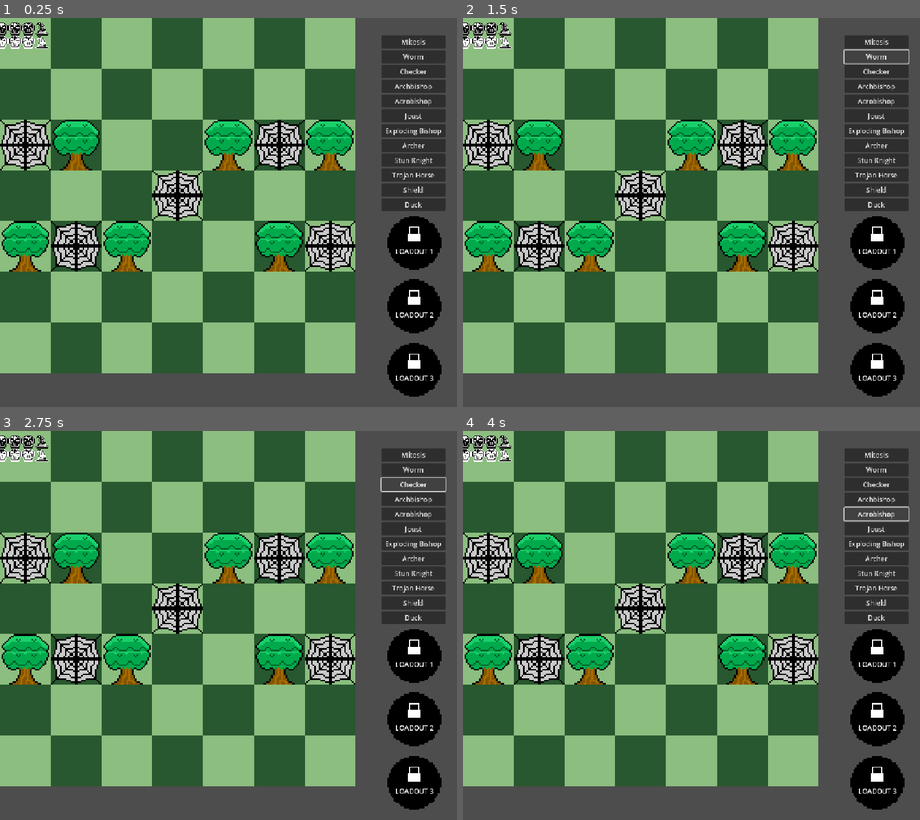
Above: before the commit, frames 1-4 (two rows, left to right).
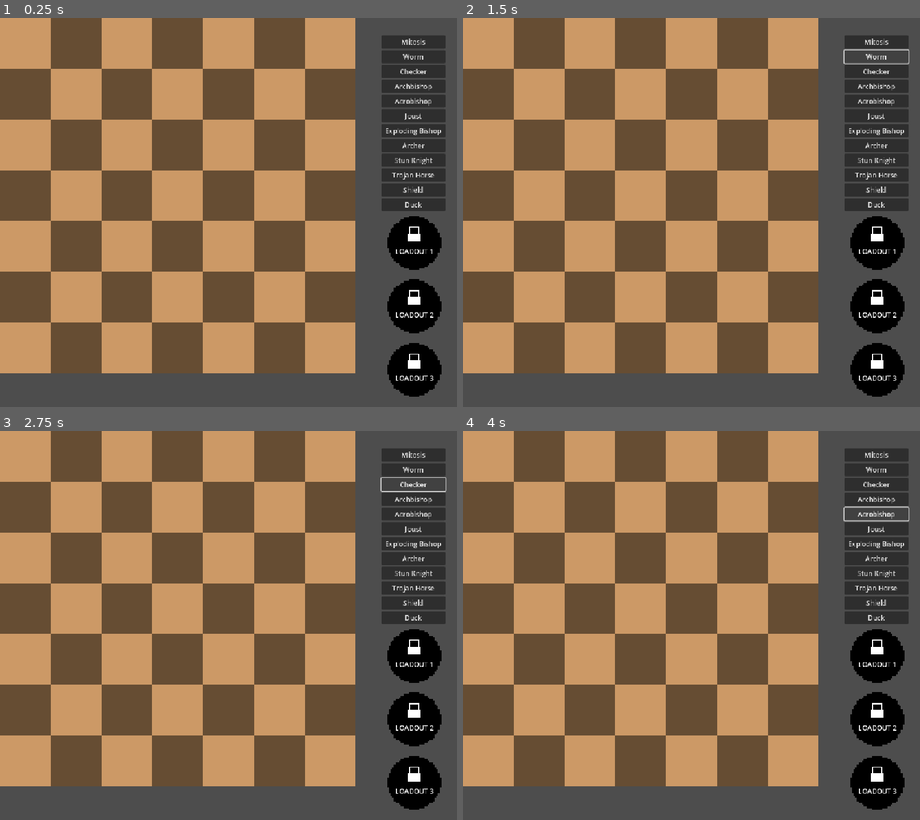
Above: after the commit, the same moments.

Repository: Wyadox/TurnBasedLite
Game: Godot game, scene res://scenes/game.tscn
Two runs of this game, one before a commit and one after it. Both use one fixed random seed, a clock stepped at 60 frames per second and the inputs below. This scene is started directly instead of the project's main scene.
Inputs:
- Up to frame 1 (0.25 s): no input
- Up to frame 2 (1.5 s): click "Mitosis" at 0.5 s; click "Worm" at 1.25 s
- Up to frame 3 (2.75 s): click "Checker" at 2 s
- Up to frame 4 (4 s): click "Archbishop" at 2.75 s; click "Acrobishop" at 3.5 s

The runs differ from the first frame. In frame 1, 71% of the frame differs, in the area x 0-78%, y 0-92%; in frame 2, 71%; in frame 3, 71%; in frame 4, 71%.

Commit message:
Revert "revert test"
This reverts commit fad241f46f5e8f7b40a4114cf0dd66d5628b9f0c.

Diff:
--- a/chess-game/scenes/Piece.tscn
+++ b/chess-game/scenes/Piece.tscn
@@ -1,7 +1,7 @@
 [gd_scene load_steps=3 format=3 uid="uid://duwl4gby1wb7s"]
 
 [ext_resource type="Script" uid="uid://3fm4pgf3e52y" path="res://scripts/piece.gd" id="1_tk1p6"]
-[ext_resource type="Texture2D" uid="uid://sk1h15tij822" path="res://customSpritesheetFull.png" id="2_tk1p6"]
+[ext_resource type="Texture2D" uid="uid://bw2ccfiqhwrtb" path="res://customPiecesSpritesheetNew.png" id="2_tk1p6"]
 
 [node name="Piece" type="Node2D"]
 script = ExtResource("1_tk1p6")
--- a/chess-game/scenes/descriptions.tscn
+++ b/chess-game/scenes/descriptions.tscn
@@ -2,7 +2,7 @@
 
 [ext_resource type="Script" uid="uid://dbjmnp715fnbm" path="res://scripts/descriptions.gd" id="1_yr26l"]
 [ext_resource type="Texture2D" uid="uid://bhpcvx2c3573d" path="res://StunIndicator.png" id="2_5jbt0"]
-[ext_resource type="Texture2D" uid="uid://sk1h15tij822" path="res://customSpritesheetFull.png" id="3_n6byr"]
+[ext_resource type="Texture2D" uid="uid://bw2ccfiqhwrtb" path="res://customPiecesSpritesheetNew.png" id="3_n6byr"]
 
 [node name="descriptions" type="Control"]
 layout_mode = 3
--- a/chess-game/scenes/game.tscn
+++ b/chess-game/scenes/game.tscn
@@ -2,11 +2,11 @@
 
 [ext_resource type="Script" uid="uid://bj20fx8i5xny6" path="res://scripts/game.gd" id="1_yqjtg"]
 [ext_resource type="PackedScene" uid="uid://dnbpf2aas655b" path="res://scenes/board.tscn" id="2_p57ef"]
-[ext_resource type="Texture2D" uid="uid://sk1h15tij822" path="res://customSpritesheetFull.png" id="5_u5sy4"]
 [ext_resource type="PackedScene" uid="uid://dlld2p1r0gxox" path="res://scenes/setup_phase_ui.tscn" id="6_p57ef"]
 [ext_resource type="Texture2D" uid="uid://d31qmqe0kjyid" path="res://EmptyBar.png" id="6_u5sy4"]
 [ext_resource type="Texture2D" uid="uid://3dyvehvtliv5" path="res://FullBar.png" id="7_gee14"]
 [ext_resource type="PackedScene" uid="uid://qrys574fx6lg" path="res://scenes/loadout_slots_vbox.tscn" id="7_u5sy4"]
+[ext_resource type="Texture2D" uid="uid://c2ffhrqxtv6do" path="res://customPiecesSpritesheet.png" id="8_gee14"]
 
 [node name="Game" type="Node2D"]
 script = ExtResource("1_yqjtg")
@@ -93,7 +93,7 @@
 
 [node name="IndicatorImage" type="Sprite2D" parent="."]
 position = Vector2(-301, 57)
-texture = ExtResource("5_u5sy4")
+texture = ExtResource("8_gee14")
 
 [node name="SetupPhaseUI" parent="." instance=ExtResource("6_p57ef")]
 offset_left = 115.0
--- a/chess-game/scripts/board.gd
+++ b/chess-game/scripts/board.gd
@@ -4,6 +4,7 @@
 @export var piece_scene = preload("res://scenes/Piece.tscn")
 @export var setup_script = preload("res://scripts/setup_phase_ui.gd")
 @export var status_indicator = preload("res://scenes/StatusIndicator.tscn")
+const TILE_MAP = preload("res://tileMap.png")
 
 
 
@@ -19,7 +20,7 @@
 	FOREST,
 	WALL
 }
-var selected_board: BOARD_TYPE = BOARD_TYPE.FOREST
+var selected_board: BOARD_TYPE = BOARD_TYPE.STANDARD
 const CELL_SIZE = 120
 
 const BOARD_HEIGHT = 7
@@ -57,80 +58,17 @@
 				draw_cell(x + LOADOUT_X_OFFSET, y + LOADOUT_Y_OFFSET)
 
 func draw_river():
-	create_piece(Globals.PIECE_TYPES.BRIDGE_RIGHT, Globals.COLORS.TILE, Vector2(0,2))
-	create_piece(Globals.PIECE_TYPES.BRIDGE_RIGHT, Globals.COLORS.TILE, Vector2(0,3))
-	create_piece(Globals.PIECE_TYPES.BRIDGE_RIGHT, Globals.COLORS.TILE, Vector2(0,4))
-	create_piece(Globals.PIECE_TYPES.WATER, Globals.COLORS.TILE, Vector2(1,2))
-	create_piece(Globals.PIECE_TYPES.BRIDGE_MID, Globals.COLORS.TILE, Vector2(1,3))
-	create_piece(Globals.PIECE_TYPES.WATER, Globals.COLORS.TILE, Vector2(1,4))
-	create_piece(Globals.PIECE_TYPES.WATER, Globals.COLORS.TILE, Vector2(2,2))
-	create_piece(Globals.PIECE_TYPES.WATER, Globals.COLORS.TILE, Vector2(2,3))
-	create_piece(Globals.PIECE_TYPES.WATER, Globals.COLORS.TILE, Vector2(2,4))
-	create_piece(Globals.PIECE_TYPES.BRIDGE_FULL, Globals.COLORS.TILE, Vector2(3,2))
-	create_piece(Globals.PIECE_TYPES.BRIDGE_FULL, Globals.COLORS.TILE, Vector2(3,3))
-	create_piece(Globals.PIECE_TYPES.BRIDGE_FULL, Globals.COLORS.TILE, Vector2(3,4))
-	create_piece(Globals.PIECE_TYPES.WATER, Globals.COLORS.TILE, Vector2(4,3))
-	create_piece(Globals.PIECE_TYPES.WATER, Globals.COLORS.TILE, Vector2(4,4))
-	create_piece(Globals.PIECE_TYPES.WATER, Globals.COLORS.TILE, Vector2(4,2))
-	create_piece(Globals.PIECE_TYPES.WATER, Globals.COLORS.TILE, Vector2(5,2))
-	create_piece(Globals.PIECE_TYPES.BRIDGE_MID, Globals.COLORS.TILE, Vector2(5,3))
-	create_piece(Globals.PIECE_TYPES.WATER, Globals.COLORS.TILE, Vector2(5,4))
-	create_piece(Globals.PIECE_TYPES.BRIDGE_LEFT, Globals.COLORS.TILE, Vector2(6,2))
-	create_piece(Globals.PIECE_TYPES.BRIDGE_LEFT, Globals.COLORS.TILE, Vector2(6,3))
-	create_piece(Globals.PIECE_TYPES.BRIDGE_LEFT, Globals.COLORS.TILE, Vector2(6,4))
-
-	for i in range(7):
-		for j in range(7):
-			var piece = get_piece(Vector2(i,j))
-			if piece != null:
-				piece.scale *= 1.25
+	pass
 
 func draw_forest():
-	create_piece(Globals.PIECE_TYPES.WEB, Globals.COLORS.TILE, Vector2(0,2))
-	create_piece(Globals.PIECE_TYPES.TREE, Globals.COLORS.TILE, Vector2(0,4))
-	create_piece(Globals.PIECE_TYPES.TREE, Globals.COLORS.TILE, Vector2(1,2))
-	create_piece(Globals.PIECE_TYPES.WEB, Globals.COLORS.TILE, Vector2(1,4))
-	create_piece(Globals.PIECE_TYPES.TREE, Globals.COLORS.TILE, Vector2(2,4))
-	create_piece(Globals.PIECE_TYPES.WEB, Globals.COLORS.TILE, Vector2(3,3))
-	create_piece(Globals.PIECE_TYPES.TREE, Globals.COLORS.TILE, Vector2(4,2))
-	create_piece(Globals.PIECE_TYPES.WEB, Globals.COLORS.TILE, Vector2(5,2))
-	create_piece(Globals.PIECE_TYPES.TREE, Globals.COLORS.TILE, Vector2(5,4))
-	create_piece(Globals.PIECE_TYPES.TREE, Globals.COLORS.TILE, Vector2(6,2))
-	create_piece(Globals.PIECE_TYPES.WEB, Globals.COLORS.TILE, Vector2(6,4))
-
-	for i in range(7):
-		for j in range(7):
-			var piece = get_piece(Vector2(i,j))
-			if piece != null:
-				piece.scale *= 1.25
+	pass
 
 func draw_wall():
-	create_piece(Globals.PIECE_TYPES.BRICKS, Globals.COLORS.TILE, Vector2(0,2))
-	create_piece(Globals.PIECE_TYPES.MAGMA_MED, Globals.COLORS.TILE, Vector2(0,3))
-	create_piece(Globals.PIECE_TYPES.BRICKS, Globals.COLORS.TILE, Vector2(1,3))
-	create_piece(Globals.PIECE_TYPES.BRICKS, Globals.COLORS.TILE, Vector2(2,3))
-	create_piece(Globals.PIECE_TYPES.MAGMA_LOW, Globals.COLORS.TILE, Vector2(3,3))
-	create_piece(Globals.PIECE_TYPES.BRICKS, Globals.COLORS.TILE, Vector2(4,3))
-	create_piece(Globals.PIECE_TYPES.BRICKS, Globals.COLORS.TILE, Vector2(5,3))
-	create_piece(Globals.PIECE_TYPES.MAGMA_MED, Globals.COLORS.TILE, Vector2(6,3))
-	create_piece(Globals.PIECE_TYPES.BRICKS, Globals.COLORS.TILE, Vector2(6,4))
-
-	for i in range(7):
-		for j in range(7):
-			var piece = get_piece(Vector2(i,j))
-			if piece != null:
-				piece.scale *= 1.25
+	pass
 
 func draw_cell(x, y):
 	var rect = ColorRect.new()
-	if selected_board == BOARD_TYPE.STANDARD:
-		rect.color = Color(0.8, 0.6, 0.4) if (x + y) % 2 == 0 else Color(0.4, 0.3, 0.2)
-	elif selected_board == BOARD_TYPE.RIVER:
-		rect.color = Color(0.378, 0.586, 1.0, 1.0) if (x + y) % 2 == 0 else Color(0.177, 0.306, 1.0, 1.0)
-	elif selected_board == BOARD_TYPE.FOREST:
-		rect.color = Color(0.546, 0.744, 0.499, 1.0) if (x + y) % 2 == 0 else Color(0.157, 0.346, 0.185, 1.0)
-	elif selected_board == BOARD_TYPE.WALL:
-		rect.color = Color(0.955, 0.761, 0.361, 1.0) if (x + y) % 2 == 0 else Color(0.295, 0.217, 0.139, 1.0)
+	rect.color = Color(0.8, 0.6, 0.4) if (x + y) % 2 == 0 else Color(0.4, 0.3, 0.2)
 	rect.size = Vector2(CELL_SIZE, CELL_SIZE)
 	rect.position = Vector2(
 		x * CELL_SIZE,
@@ -138,6 +76,11 @@
 	)
 	rect.z_index = -100
 	add_child(rect)
+
+func draw_water(x,y):
+	var rect = ColorRect.new()
+	rect.size = Vector2(CELL_SIZE, CELL_SIZE)
+
 
 func register_king(pos, col):
 	match col:
--- a/chess-game/scripts/globals.gd
+++ b/chess-game/scripts/globals.gd
@@ -6,7 +6,7 @@
 }
 
 enum COLORS {
-	BLACK, WHITE, TILE
+	BLACK, WHITE
 }
 
 enum PIECE_BASE {
@@ -44,18 +44,7 @@
 	JUGGERNAUT,
 	JUGGERNAUT2,
 	JUGGERNAUT1,
-	WIZARD,
-	WATER,
-	BRIDGE_LEFT,
-	BRIDGE_MID,
-	BRIDGE_RIGHT,
-	BRIDGE_FULL,
-	WEB,
-	MAGMA_HIGH,
-	MAGMA_MED,
-	MAGMA_LOW,
-	BRICKS,
-	TREE
+	WIZARD
 }
 
 
@@ -116,20 +105,6 @@
 		PIECE_TYPES.JUGGERNAUT1: Vector2i(1, 24),
 		PIECE_TYPES.WIZARD: Vector2i(1, 25)
 	},
-
-	COLORS.TILE:{
-		PIECE_TYPES.WATER: Vector2i(2,0),
-		PIECE_TYPES.BRIDGE_LEFT: Vector2i(2,1),
-		PIECE_TYPES.BRIDGE_MID: Vector2i(2,2),
-		PIECE_TYPES.BRIDGE_RIGHT: Vector2i(2,3),
-		PIECE_TYPES.BRIDGE_FULL: Vector2i(2,4),
-		PIECE_TYPES.WEB: Vector2i(2,5),
-		PIECE_TYPES.MAGMA_HIGH: Vector2i(2,6),
-		PIECE_TYPES.MAGMA_MED: Vector2i(2,7),
-		PIECE_TYPES.MAGMA_LOW: Vector2i(2,8),
-		PIECE_TYPES.BRICKS: Vector2i(2,9),
-		PIECE_TYPES.TREE: Vector2i(2,10),
-	}
 }
 
 const INITIAL_PIECE_SET_SINGLE = [
Binary file removed: chess-game/customSpritesheetFull.png
Not shown, removed: chess-game/customSpritesheetFull.png.import
